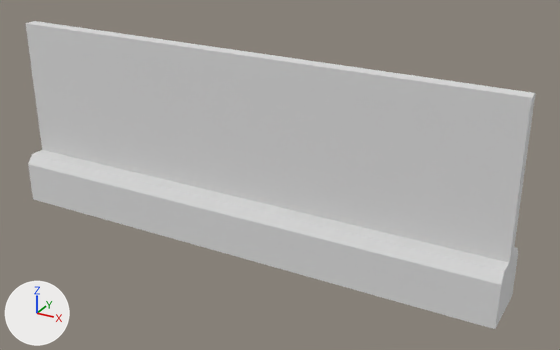
Before and after pictures for a commit that changed the glTF model public/models/fence-stone-metal.glb.
The view is the same before and after, from a 50 mm camera at (2.8, -4.52, 2.89) aimed at (0.27, 0.07, 0.59). Every picture has the same lights, and +X, +Y and +Z are marked at lower left. Where no turn or scale is listed for an object, it has been applied to the vertices.

Names of what the first picture shows: 'fence-stone-metal'.
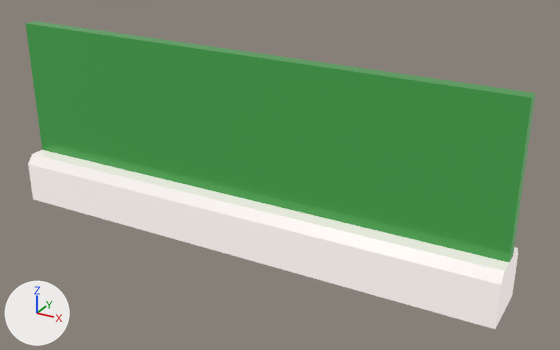
What differs and where, as boxes (x1, y1, x2, y2) in the pictures (560 x 350 px):
'fence-stone-metal', recoloured
    both: (26, 21, 535, 329)

The change, as a diff of the scene's bpy script:
```diff
--- a/public/models/fence-stone-metal.glb.py
+++ b/public/models/fence-stone-metal.glb.py
@@ img_base @@
+img_base = load_image('base', '_unpacked/base', 1024, 1024, 'sRGB')
@@ mat_lowpoly_colors_001 @@
+mat_lowpoly_colors_001 = bpy.data.materials.new('LOWPOLY-COLORS.001')
+# uses the picture img_base
@@ me_fence_stone_metal @@
 me_fence_stone_metal.from_pydata(...)  # 20 vertices, 30 faces; spans x -2.0..2.0, y -0.22..0.22, z 0.0..1.5
-me_fence_stone_metal.materials.append(mat_lowpoly_colors)  # white #e7e7e7
+me_fence_stone_metal.materials.append(mat_lowpoly_colors_001)
```
